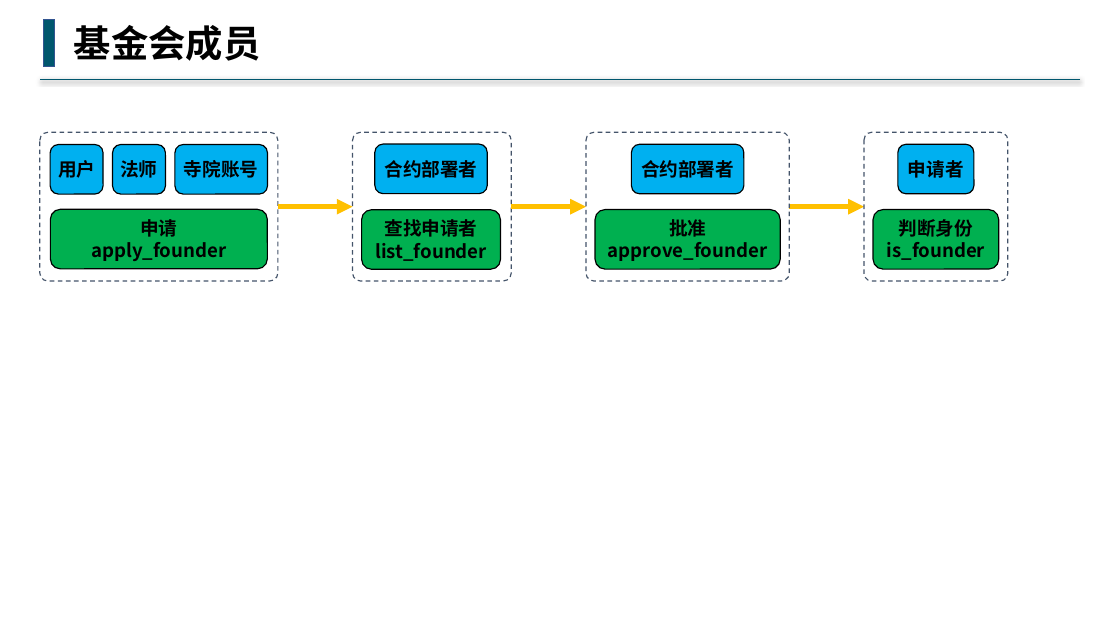
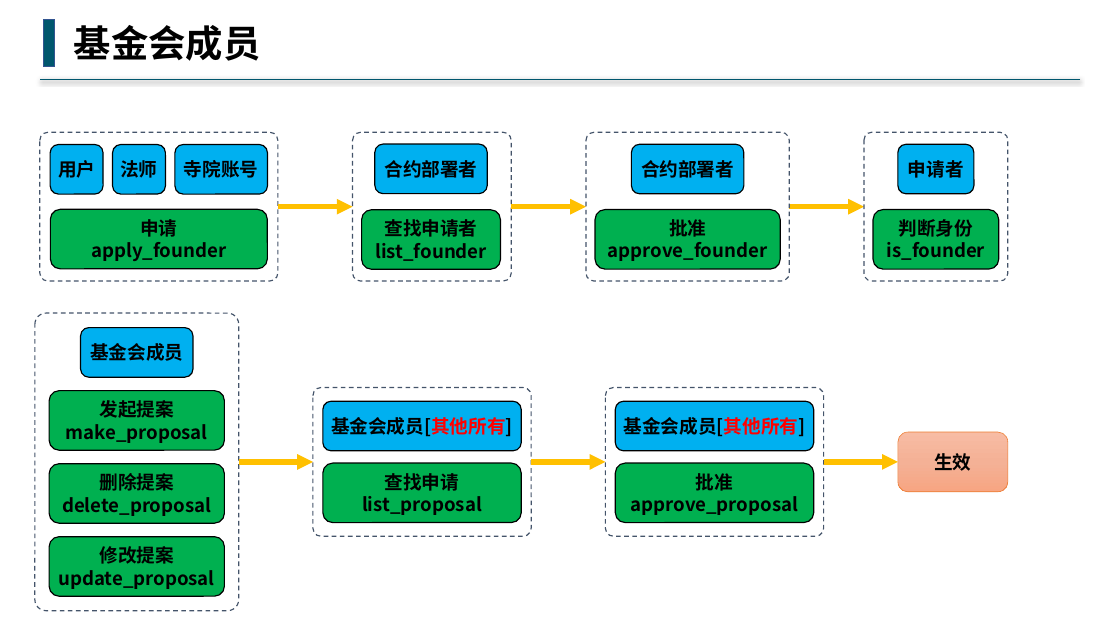
Before and after one commit to buddhachain/buddhaContract, a slide deck: slide 2 of doc/流程框架.pptx. Drawn at 1120x630 pixels with LibreOffice and Linux fonts; fonts in the diff are those of the drawing. Boxes give left, top, right and bottom in pixels: in the first picture for what was removed or moved away, otherwise in the second. Text is boxed around its words. In the diff, an @@ line names an element or a change of style, - is before the commit and + after.

Commit message:
设计提案

```diff
--- a/doc/流程框架.pptx
+++ b/doc/流程框架.pptx
@@ rounded rectangle added at bbox=[313, 387, 532, 536], outline #44546A 1 pt dashed @@
@@ rounded rectangle added at bbox=[606, 387, 824, 536], outline #44546A 1 pt dashed @@
@@ rounded rectangle added at bbox=[323, 402, 521, 451], fill #00B0F0, outline #000000 1 pt, 16 pt, text #000000, bold @@
+基金会成员[其他所有]
@@ rounded rectangle added at bbox=[616, 402, 814, 451], fill #00B0F0, outline #000000 1 pt, 16 pt, text #000000, bold @@
+基金会成员[其他所有]
@@ rounded rectangle added at bbox=[898, 432, 1008, 492], fill gradient #F7BDA5 to #F5B196 to #F8A582, outline #ED7D31 0.5 pt, 16 pt, text #000000, bold @@
+生效
@@ arrow added from (239, 462) to (313, 462), #FFC000 4.5 pt @@
@@ rounded rectangle added at bbox=[323, 463, 521, 523], fill #00B050, outline #000000 1 pt, 16 pt, text #000000, bold @@
+查找申请
+list_proposal
@@ arrow added from (531, 462) to (606, 462), #FFC000 4.5 pt @@
@@ rounded rectangle added at bbox=[616, 463, 814, 523], fill #00B050, outline #000000 1 pt, 16 pt, text #000000, bold @@
+批准
+approve_proposal
@@ arrow added from (824, 462) to (898, 462), #FFC000 4.5 pt @@
@@ group added at bbox=[34, 313, 239, 611]: 5 rounded rectangles @@
+基金会成员
+发起提案
+make_proposal
+删除提案
+delete_proposal
+修改提案
+update_proposal
```
Also in this commit, not shown: 1 other slide changed.
